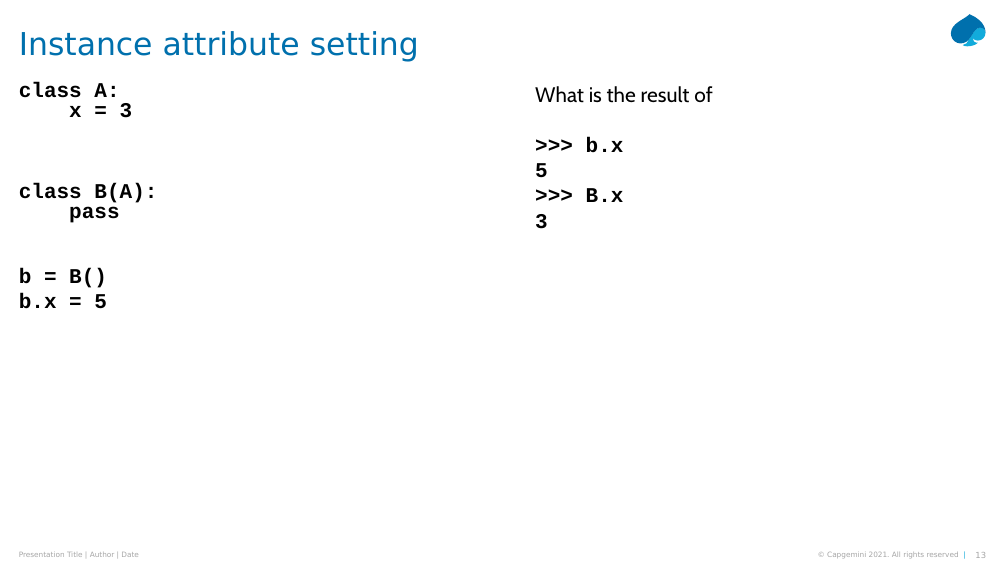
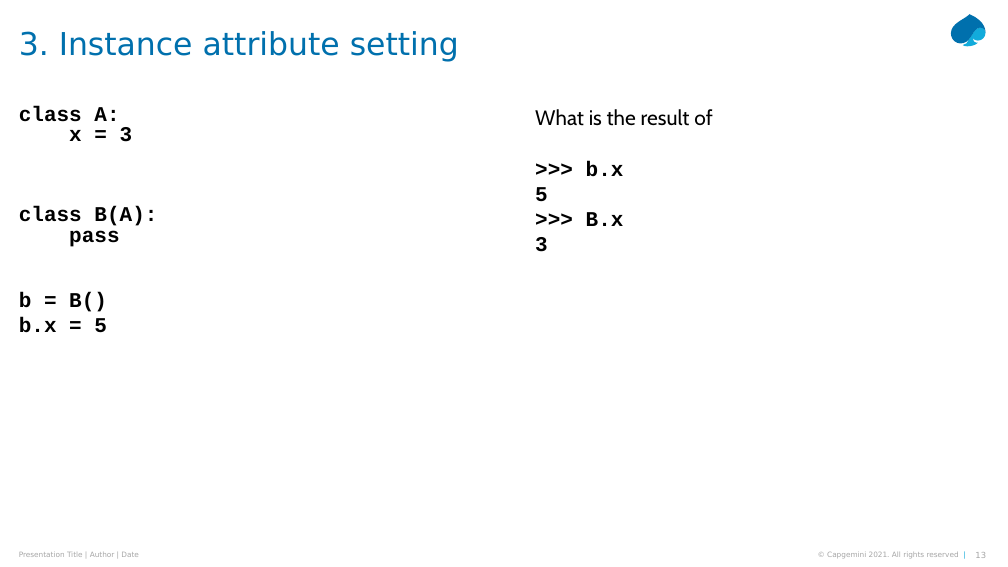
Before and after one commit to Python-Masterclass/Descriptors, a slide deck: slide 13 of Masterclass-6-descriptors.pptx. Drawn at 1008x567 pixels with LibreOffice and Linux fonts; fonts in the diff are those of the drawing. Boxes give left, top, right and bottom in pixels: in the first picture for what was removed or moved away, otherwise in the second. Text is boxed around its words. In the diff, an @@ line names an element or a change of style, - is before the commit and + after.

```diff
--- a/Masterclass-6-descriptors.pptx
+++ b/Masterclass-6-descriptors.pptx
@@ title at (x1=19, y1=31, x2=459, y2=62): text changed @@
-Instance attribute setting
+3. Instance attribute setting
@@ text "class A:" moved from (x1=19, y1=82, x2=157, y2=309) to (x1=19, y1=106, x2=157, y2=333) @@
@@ text "What is the result of" moved from (x1=535, y1=86, x2=712, y2=229) to (x1=535, y1=109, x2=712, y2=252) @@
```
Also in this commit, not shown: 23 other slides changed, 12 slides added, 1 slide removed, 22 other files.
